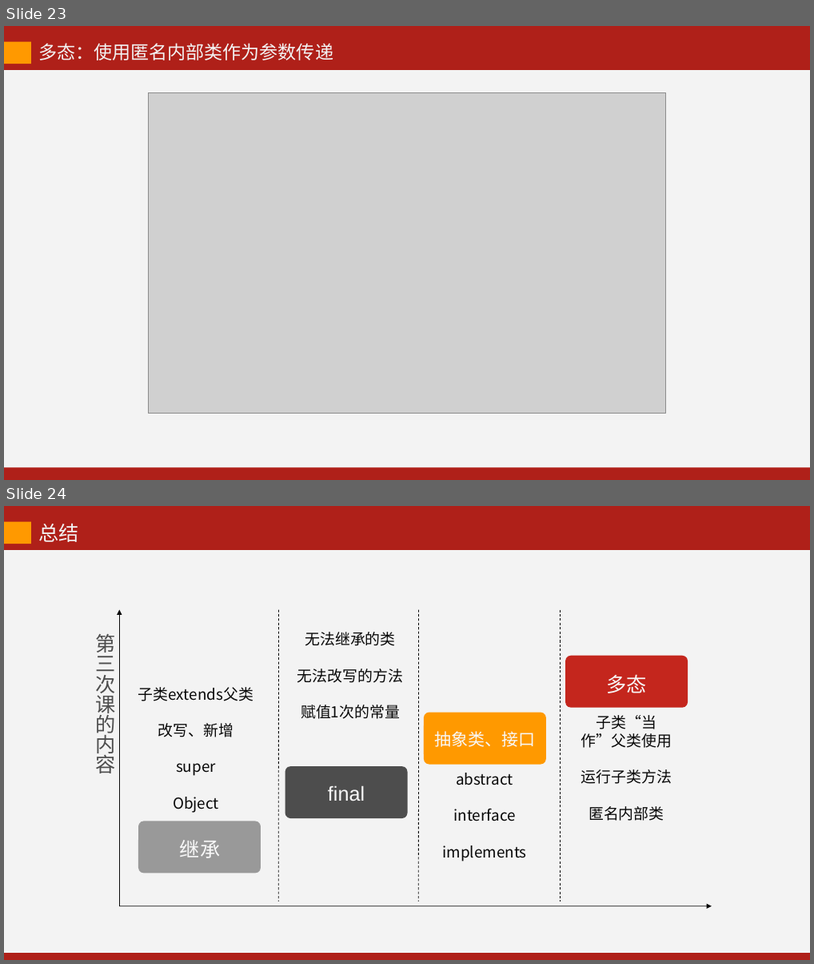
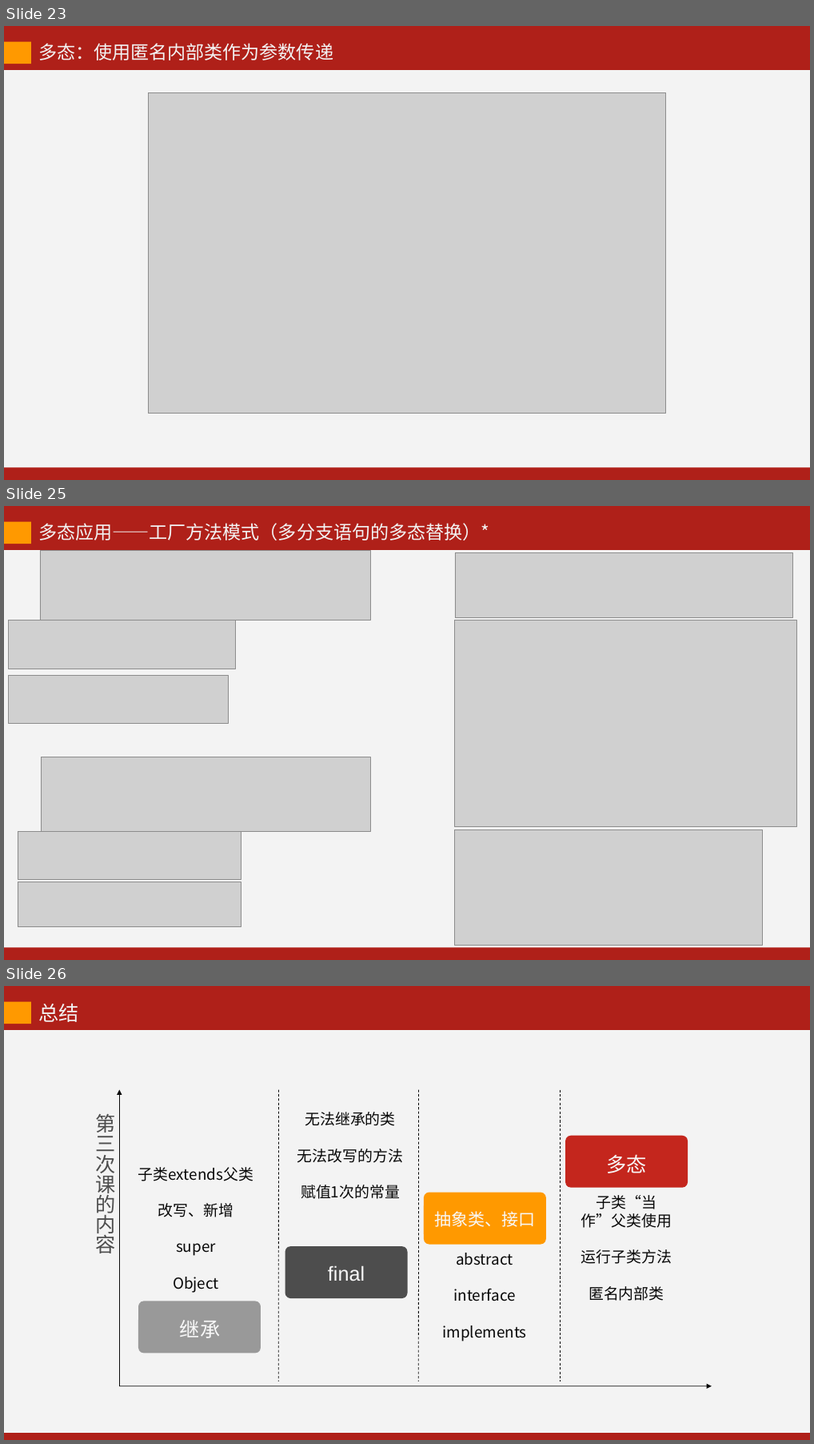
Before and after one commit to kevinjoyce/JavaCourseWare, a slide deck: PPT/每次课PPT/03 面向对象（下）-1.pptx. Shown one above the other, each under a label of ours: slides 23 and 24 before the commit, slides 23, 25 and 26 after it; the slides between them are not shown. The pictures are 814x964 and 814x1444 pixels, drawn with LibreOffice and Linux fonts; fonts in the diff are those of the drawing; grey boxes stand for pictures. Boxes give left, top, right and bottom in pixels: in the first picture for what was removed or moved away, otherwise in the second. Text is boxed around its words. In the diff, an @@ line names an element or a change of style, - is before the commit and + after.

Commit message:
增加了多态的应用：简单工厂模式和工厂方法模式

```diff
--- a/PPT/每次课PPT/03 面向对象（下）-1.pptx
+++ b/PPT/每次课PPT/03 面向对象（下）-1.pptx
@@ slide 25 added at (4,506,810,960), background #AF2019 @@
@@ rectangle added at (4,522,31,544), fill #FF9900 @@
@@ text added at (38,523,490,540), 22 pt, text #F3F3F3 @@
+多态应用——工厂方法模式（多分支语句的多态替换）*
@@ rectangle added at (4,550,810,947), fill #F3F3F3 @@
@@ picture added at (40,551,371,620) @@
@@ picture added at (455,553,793,618) @@
@@ picture added at (8,620,235,668) @@
@@ picture added at (455,620,797,826) @@
@@ picture added at (8,675,228,723) @@
@@ picture added at (42,757,371,831) @@
@@ picture added at (18,831,241,878) @@
@@ picture added at (455,829,762,944) @@
@@ picture added at (18,881,241,926) @@
@@ what was slide 24 is now slide 26 @@
```
Also in this commit, not shown: 1 slide changed, 2 other slides added, 1 other file.
